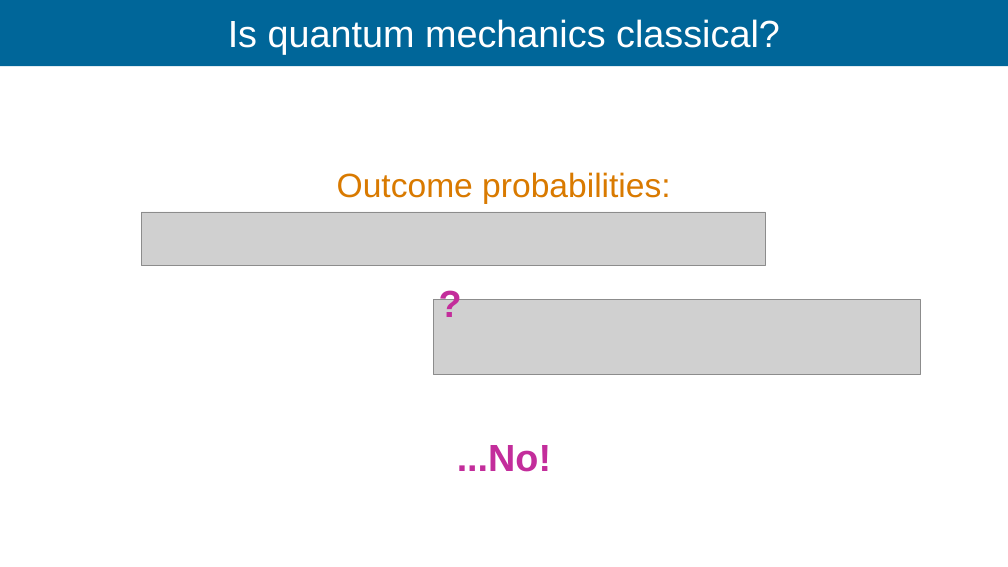
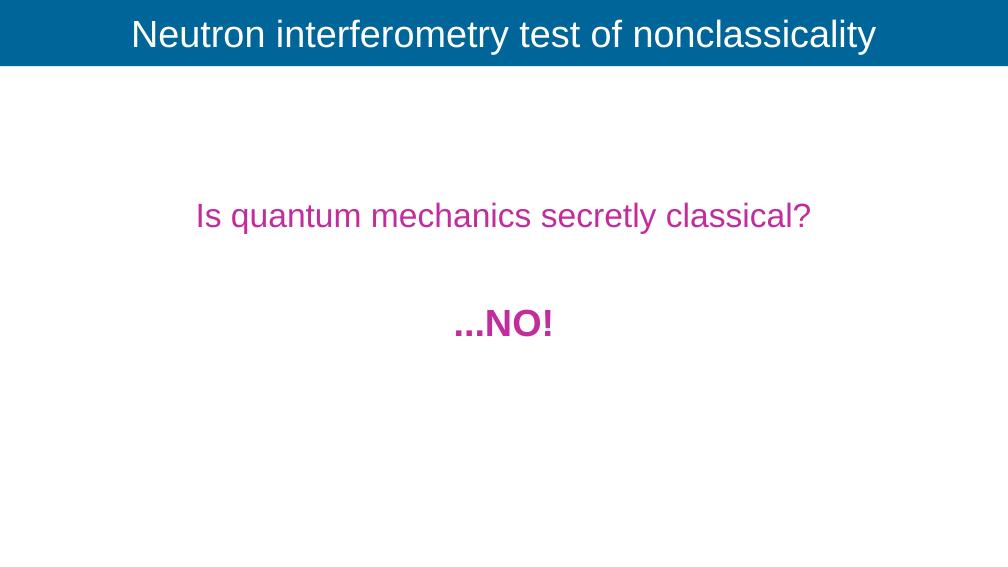
Before and after one commit to Ismaele-vincent/PhD, a slide deck: slide 66 of 2026/Talks/ILL Seminar/ILL seminar 2026 ver3.odp. Drawn at 1008x567 pixels with LibreOffice and Linux fonts; fonts in the diff are those of the drawing; grey boxes stand for pictures; background and template pictures are left out. Boxes give left, top, right and bottom in pixels: in the first picture for what was removed or moved away, otherwise in the second. Text is boxed around its words. In the diff, an @@ line names an element or a change of style, - is before the commit and + after.

```diff
--- a/2026/Talks/ILL Seminar/ILL seminar 2026 ver3.odp
+++ b/2026/Talks/ILL Seminar/ILL seminar 2026 ver3.odp
@@ title at (x1=131, y1=19, x2=877, y2=55): text changed @@
-Is quantum mechanics classical?
+Neutron interferometry test of nonclassicality
@@ text removed at (x1=337, y1=172, x2=671, y2=203) @@
-Outcome probabilities:
@@ text added at (x1=196, y1=202, x2=812, y2=233), 32 pt, text #C32D9B @@
+Is quantum mechanics secretly classical?
@@ picture removed at (x1=141, y1=212, x2=765, y2=266) @@
@@ picture removed at (x1=433, y1=299, x2=920, y2=375) @@
@@ text removed at (x1=438, y1=279, x2=462, y2=321) @@
-?
@@ text at (x1=454, y1=309, x2=555, y2=337): text changed @@
-...No!
+...NO!
```
Also in this commit, not shown: 7 other slides changed, 12 slides added, 12 slides removed, 2 other files.
